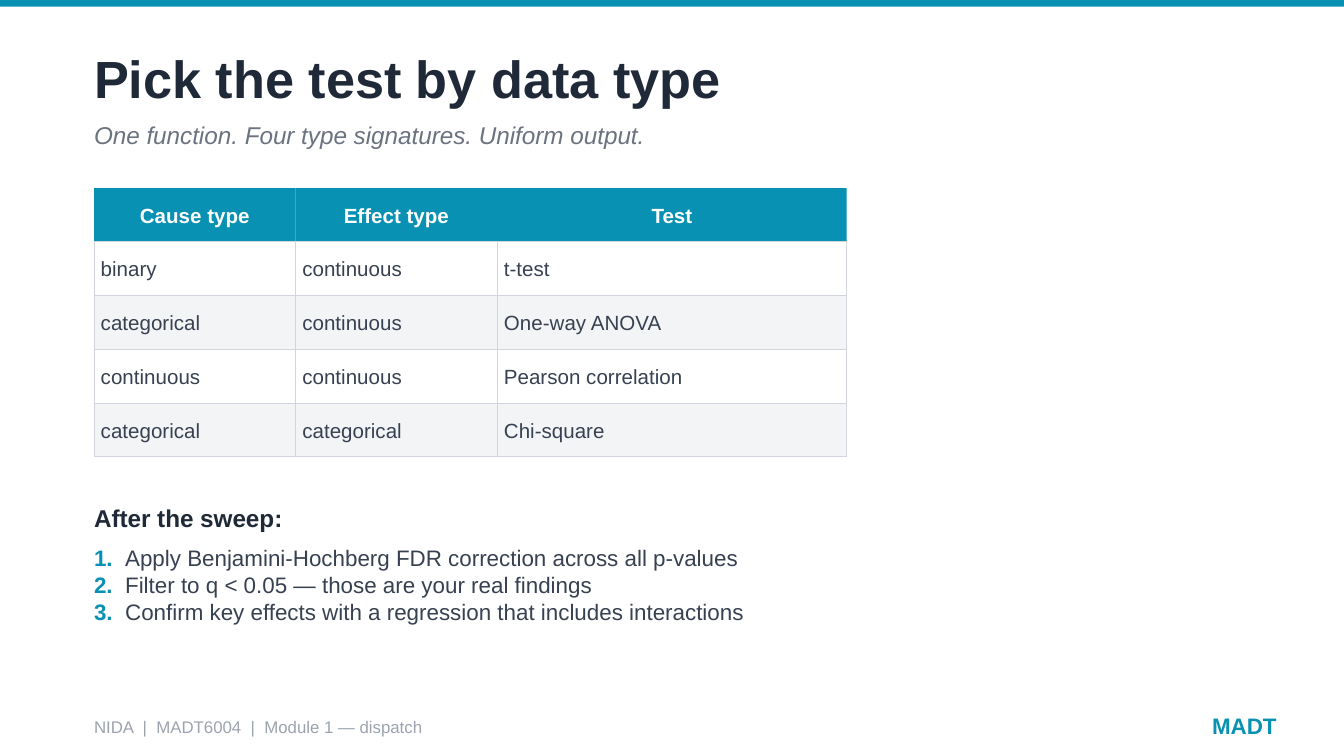
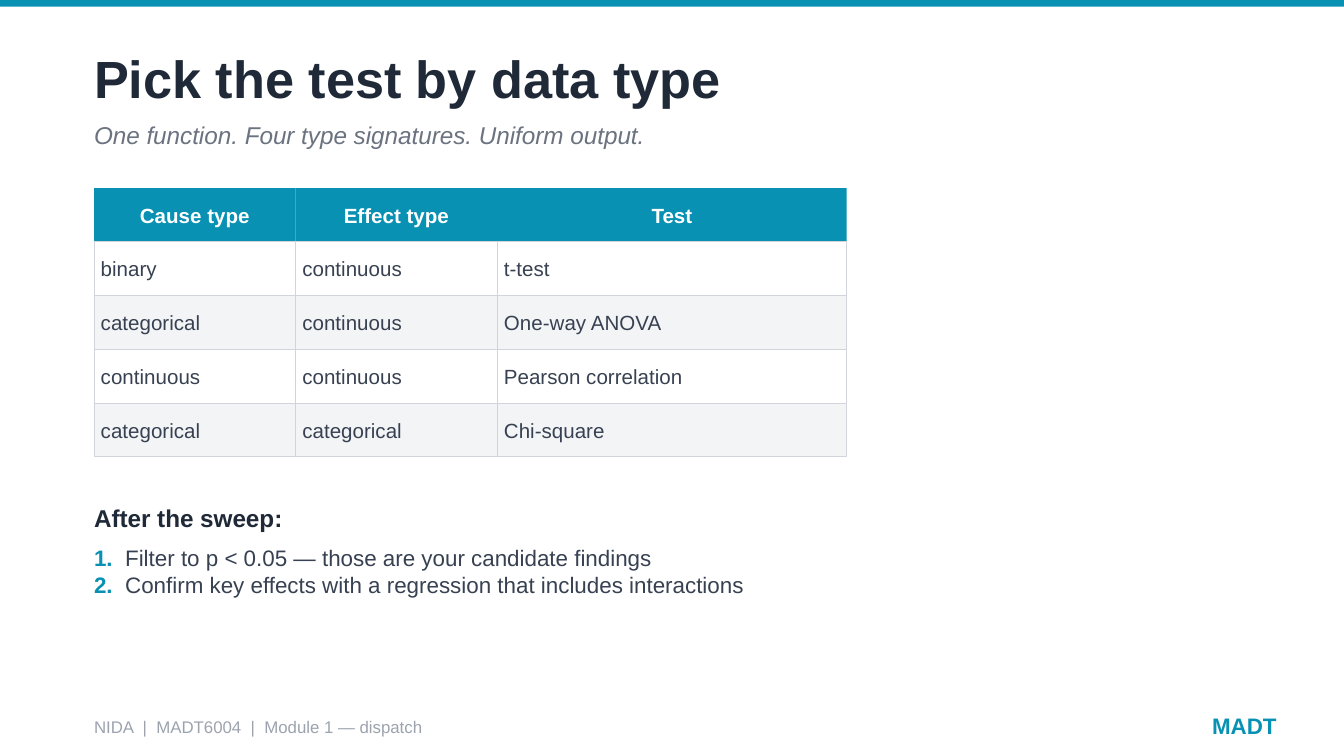
Before and after one commit to thanachart/MADT6004, a slide deck: slide 8 of Integrated Data Analytics Exercise/slides/MADT6004_Wrap_Up_Session.pptx. Drawn at 1344x756 pixels with LibreOffice and Linux fonts; fonts in the diff are those of the drawing. Boxes give left, top, right and bottom in pixels: in the first picture for what was removed or moved away, otherwise in the second. Text is boxed around its words. In the diff, an @@ line names an element or a change of style, - is before the commit and + after.

```diff
--- a/Integrated Data Analytics Exercise/slides/MADT6004_Wrap_Up_Session.pptx
+++ b/Integrated Data Analytics Exercise/slides/MADT6004_Wrap_Up_Session.pptx
@@ text at (x1=94, y1=549, x2=743, y2=598): text changed @@
-1. Apply Benjamini-Hochberg FDR correction across all p-values
-2. Filter to q < 0.05 — those are your real findings
-3. Confirm key effects with a regression that includes interactions
+1. Filter to p < 0.05 — those are your candidate findings
+2. Confirm key effects with a regression that includes interactions
```
Also in this commit, not shown: 2 other slides changed, 1 other file.
